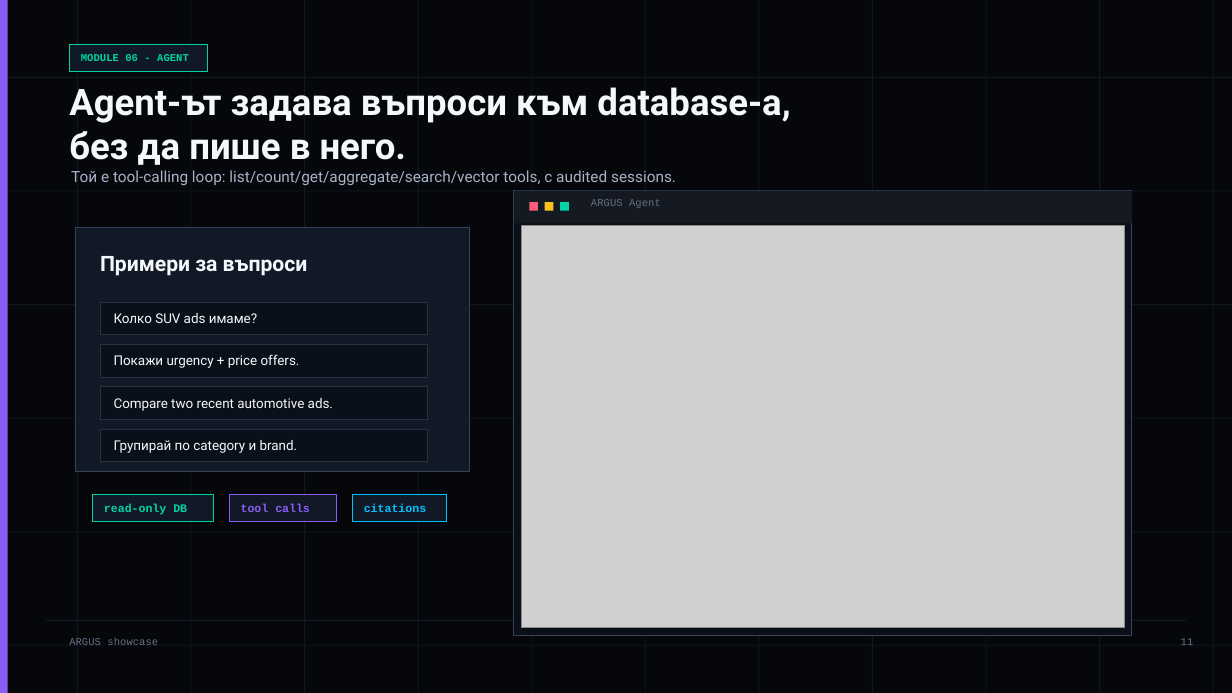
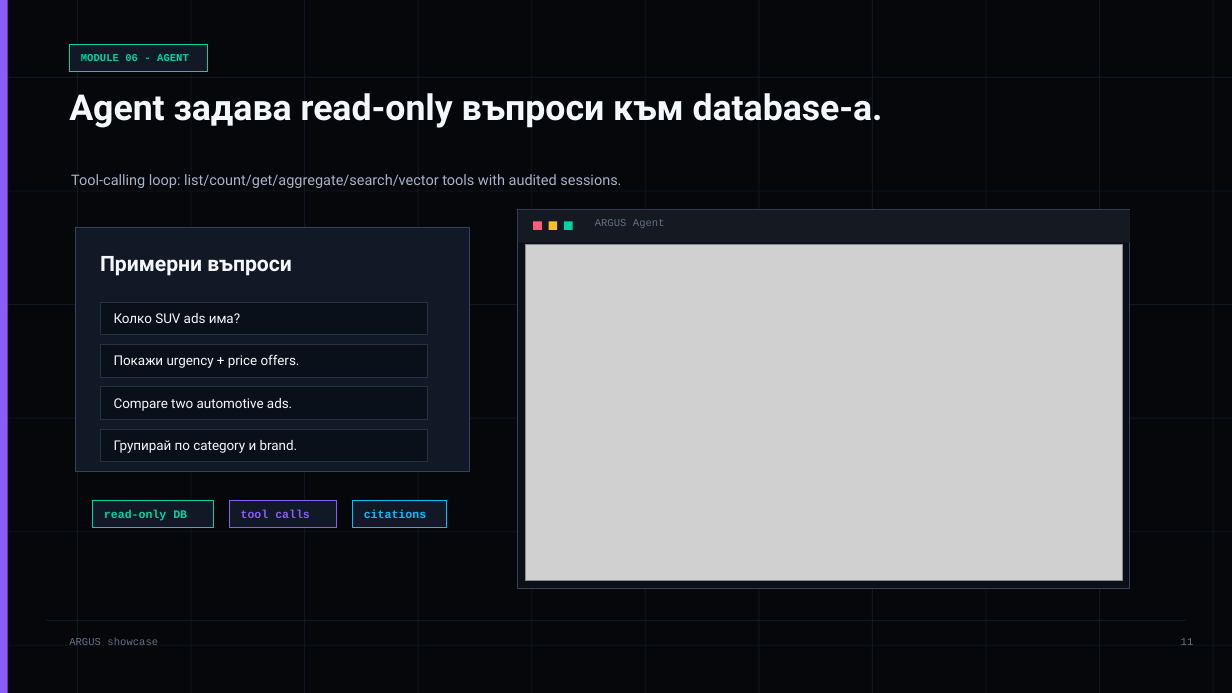
Before and after one commit to LordLoras/ARGUS_vlm, a slide deck: slide 11 of output/argus-showcase-bg.pptx. Drawn at 1232x693 pixels with LibreOffice and Linux fonts; fonts in the diff are those of the drawing; grey boxes stand for pictures. Boxes give left, top, right and bottom in pixels: in the first picture for what was removed or moved away, otherwise in the second. Text is boxed around its words. In the diff, an @@ line names an element or a change of style, - is before the commit and + after.

Commit message:
Refine ARGUS showcase presentation

```diff
--- a/output/argus-showcase-bg.pptx
+++ b/output/argus-showcase-bg.pptx
@@ text at (69,93,883,128): text changed; size 28.5 to 27.8 pt @@
-Agent-ът задава въпроси към database-а, без да пише в него.
+Agent задава read-only въпроси към database-а.
@@ text at (71,174,621,188): text changed; size 12 to 11.2 pt @@
-Той е tool-calling loop: list/count/get/aggregate/search/vector tools, с audited sessions.
+Tool-calling loop: list/count/get/aggregate/search/vector tools with audited sessions.
@@ rectangle: place and size @@
-rectangle at (514,190,1132,223)
+rectangle at (518,210,1129,242)
@@ rectangle: place and size @@
-rectangle at (514,190,1132,635)
+rectangle at (518,210,1129,588)
@@ 3 rectangles: place and size @@
-3 rectangles at (530,202,568,211)
+3 rectangles at (533,222,572,230)
@@ text "ARGUS Agent": place and size @@
-text "ARGUS Agent" at (591,199,661,208)
+text "ARGUS Agent" at (595,219,665,228)
@@ text at (100,256,292,276): text changed @@
-Примери за въпроси
+Примерни въпроси
@@ picture: place and size @@
-picture at (522,226,1125,628)
+picture at (526,245,1123,581)
@@ text at (114,313,240,323): text changed @@
-Колко SUV ads имаме?
+Колко SUV ads има?
@@ text at (114,398,292,411): text changed @@
-Compare two recent automotive ads.
+Compare two automotive ads.
@@ 3 texts, 3 rectangles: place and size @@
-3 texts, 3 rectangles at (92,494,446,521)
+3 texts, 3 rectangles at (92,501,446,528)
```
Also in this commit, not shown: 12 other slides changed, 2 other files.
